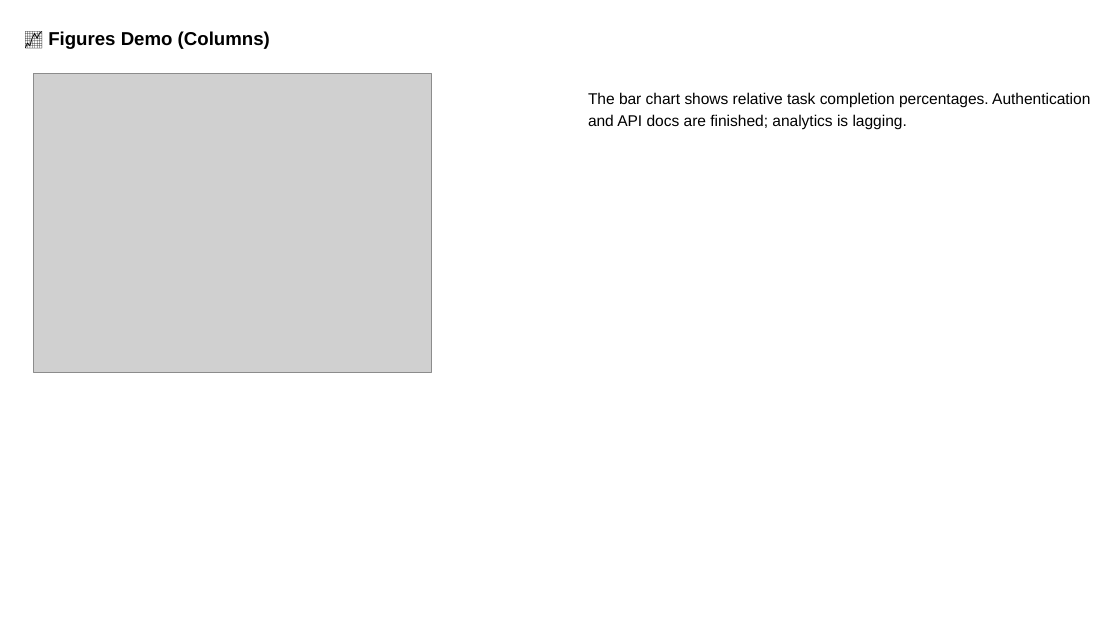
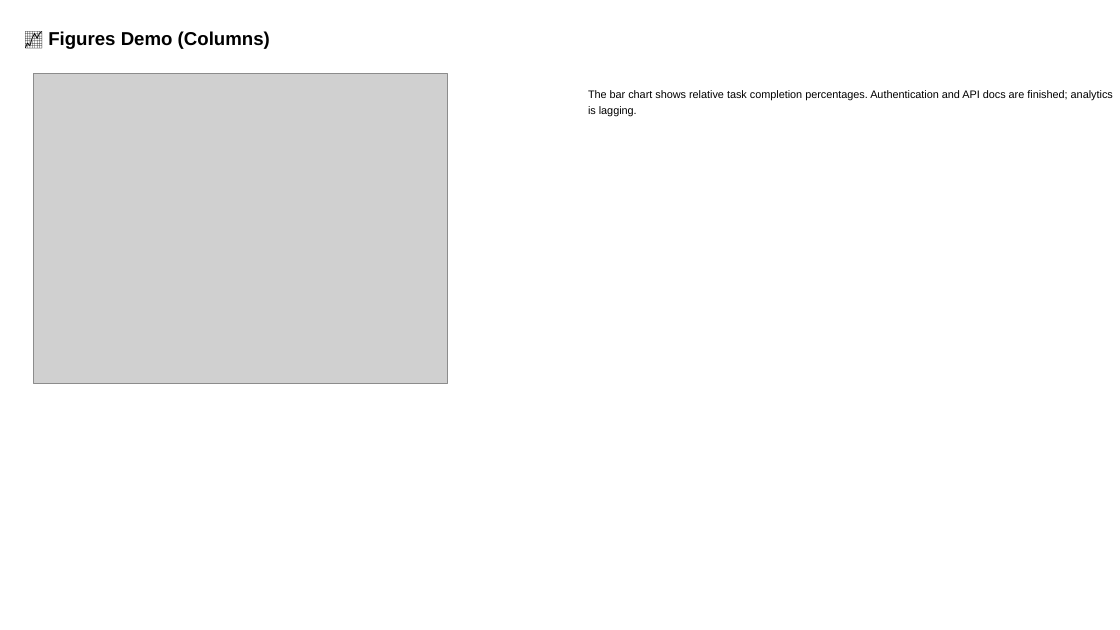
Before and after one commit to louisazhou/slidegenerator, a slide deck: slide 17 of output/comprehensive_demo_default.pptx (slide 18 before the commit). Drawn at 1120x630 pixels with LibreOffice and Linux fonts; fonts in the diff are those of the drawing; grey boxes stand for pictures. Boxes give left, top, right and bottom in pixels: in the first picture for what was removed or moved away, otherwise in the second. Text is boxed around its words. In the diff, an @@ line names an element or a change of style, - is before the commit and + after.

```diff
--- a/output/comprehensive_demo_default.pptx
+++ b/output/comprehensive_demo_default.pptx
@@ picture: place and size @@
-picture at [34, 74, 431, 373]
+picture at [34, 74, 447, 384]
@@ text "The bar chart shows relative ..." at [588, 90, 1113, 116]: size 10 to 7 pt @@
```
Also in this commit, not shown: 16 other slides changed, 1 slide added, 17 other files.
